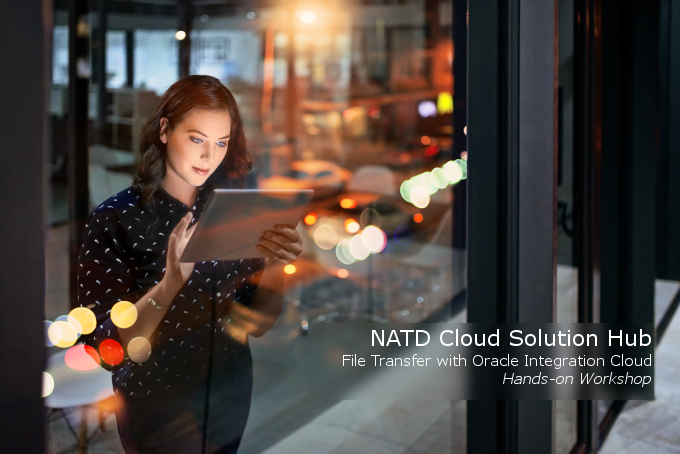
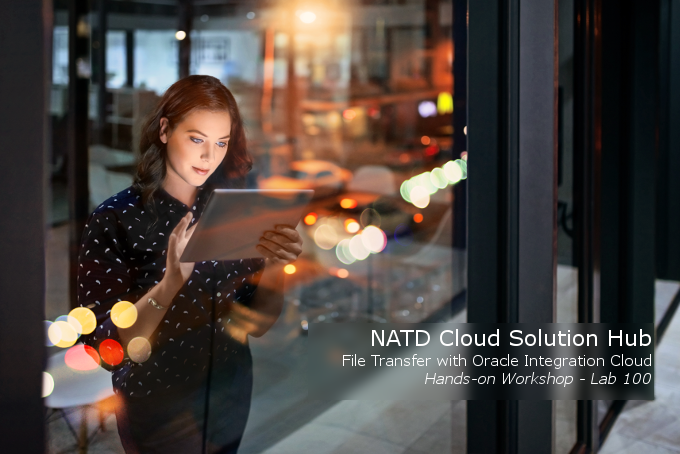
Layer changes from the first 680×454 image to the second:
painted on "NATD Cloud Solution Hub ..." over [425, 372, 651, 387]
